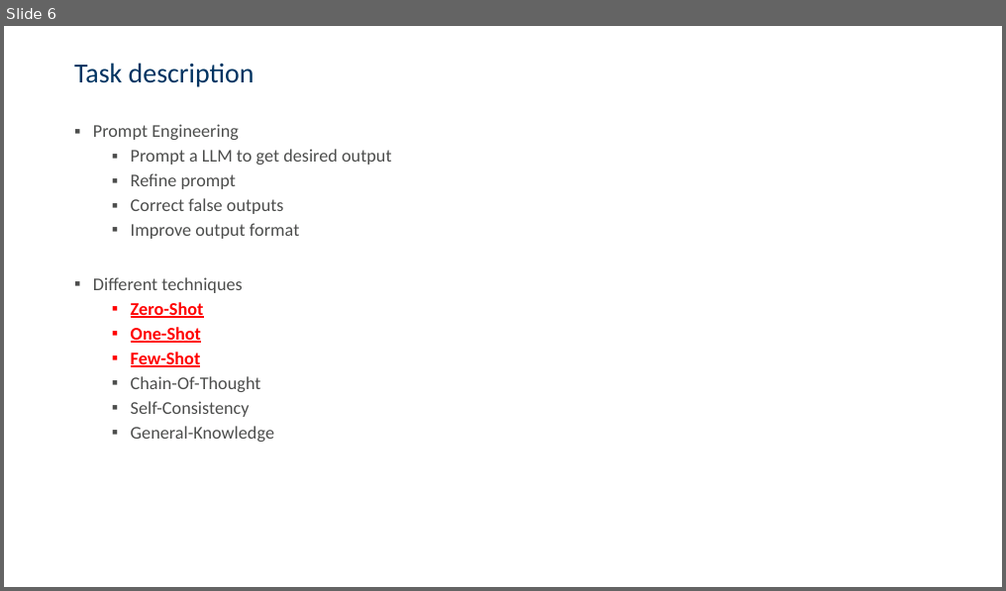
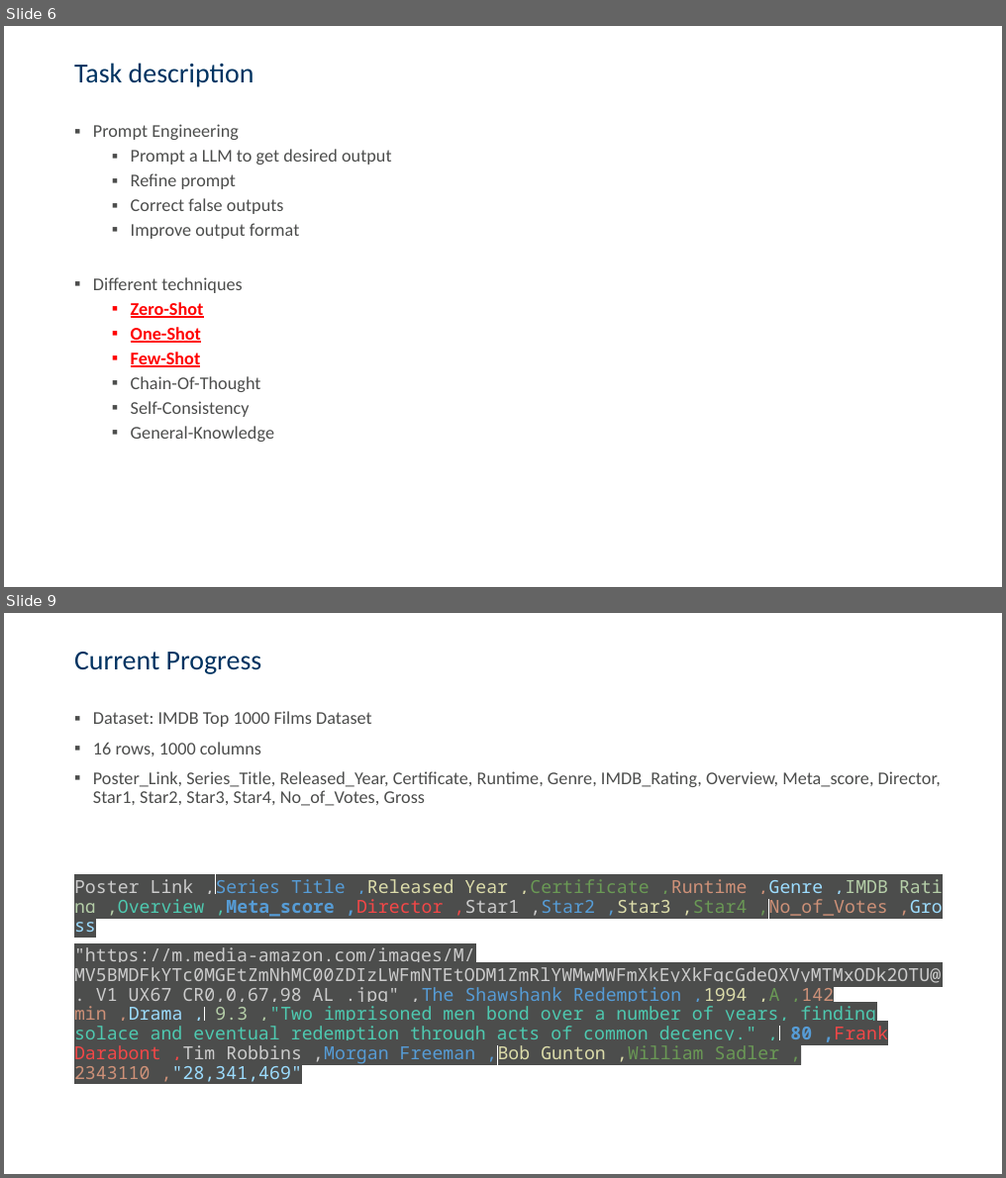
Before and after one commit to csaw5866/smartData, a slide deck: Presentation/midterm.pptx. Shown one above the other, each under a label of ours: slide 6 before the commit, slides 6 and 9 after it; the slides between them are not shown. The pictures are 1006x591 and 1006x1178 pixels, drawn with LibreOffice and Linux fonts; fonts in the diff are those of the drawing; background and template pictures are left out. Boxes give left, top, right and bottom in pixels: in the first picture for what was removed or moved away, otherwise in the second. Text is boxed around its words. In the diff, an @@ line names an element or a change of style, - is before the commit and + after.

Commit message:
completed presentation

```diff
--- a/Presentation/midterm.pptx
+++ b/Presentation/midterm.pptx
@@ slide 9 added at <box>4,613,1002,1174</box>, background picture (left out) @@
@@ title added at <box>74,652,262,674</box>, 26.7 pt, text #003361 @@
+Current Progress
@@ text added at <box>74,711,943,1085</box>, 17.3 pt, text #4C4D4C @@
+▪ Dataset: IMDB Top 1000 Films Dataset
+▪ 16 rows, 1000 columns
+▪ Poster_Link, Series_Title, Released_Year, Certificate, Runtime, Genre, IMDB_Rating, Overview, Meta_score, Director, Star1, Star2, Star3, Star4, No_of_Votes, Gross
+Poster_Link ,Series_Title ,Released_Year ,Certificate ,Runtime ,Genre ,IMDB_Rating ,Overview ,Meta_score ,Director ,Star1 ,Star2 ,Star3 ,Star4 ,No_of_Votes ,Gross
+"https://m.media-amazon.com/images/M/MV5BMDFkYTc0MGEtZmNhMC00ZDIzLWFmNTEtODM1ZmRlYWMwMWFmXkEyXkFqcGdeQXVyMTMxODk2OTU@._V1_UX67_CR0,0,67,98_AL_.jpg" ,The Shawshank Redemption ,1994 ,A ,142 min ,Drama , 9.3 ,"Two imprisoned men bond over a number of years, finding solace and eventual redemption through acts of common decency." , 80 ,Frank Darabont ,Tim Robbins ,Morgan Freeman ,Bob Gunton ,William Sadler , 2343110 ,"28,341,469"
```
Also in this commit, not shown: 1 slide changed, 8 other slides added.
